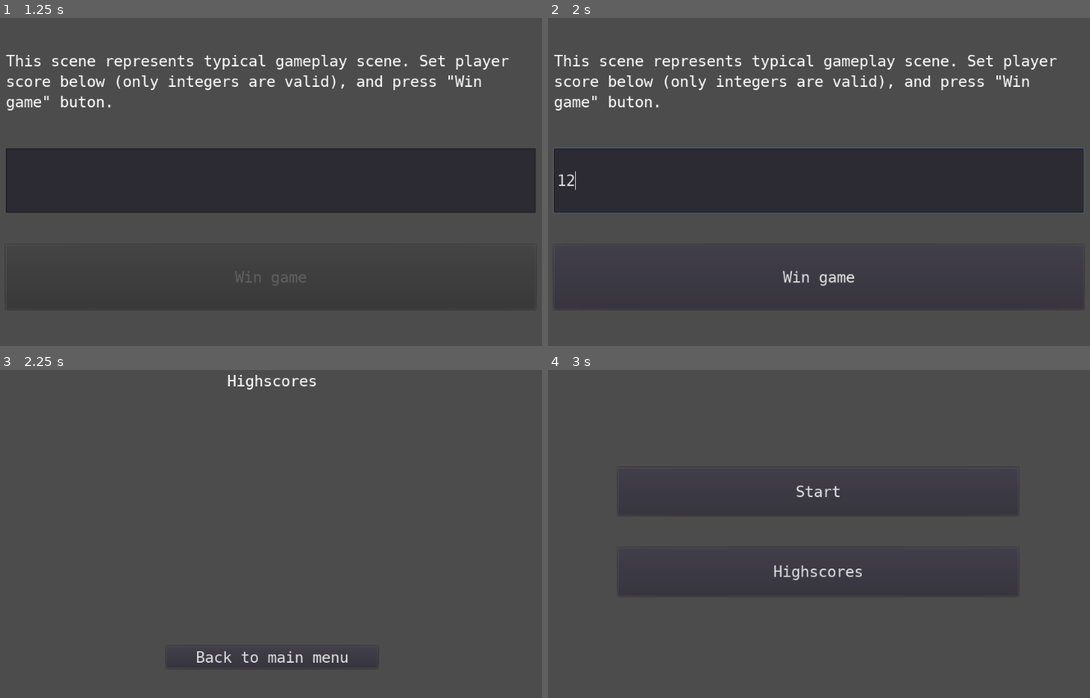
Above: before the commit, frames 1-4 (two rows, left to right).
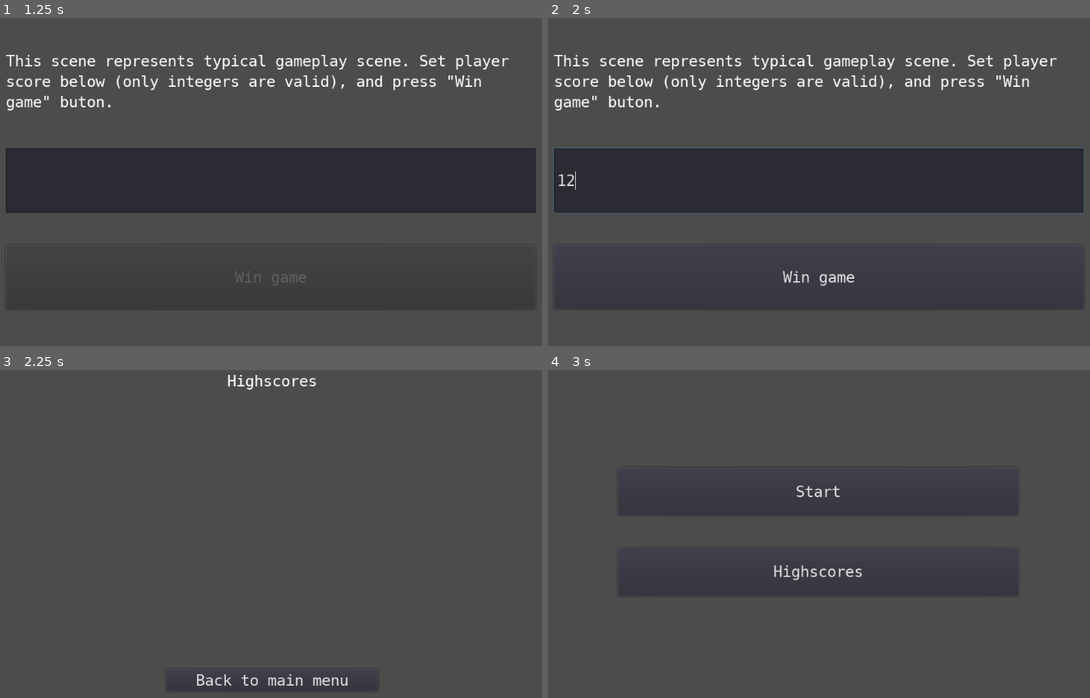
Above: after the commit, the same moments.

Repository: M4R774/highscores-client-godot-example
Game: Godot game, scene res://Scenes/main_menu.tscn
Two runs of this game, one before a commit and one after it. Both use one fixed random seed, a clock stepped at 60 frames per second and the inputs below.
Inputs (mouse positions are in pixels of both pictures, inside the frame that each line leads up to):
- Up to frame 1 (1.25 s): click "Start" at 0.5 s
- Up to frame 2 (2 s): click (819, 182) at 1.27 s; type "12" at 1.35 s
- Up to frame 3 (2.25 s): click "Win game" at 2 s
- Up to frame 4 (3 s): click "Back to main menu" at 2.75 s

Frames 1-2 are identical in both runs. In frame 3, 0.6% of the frame differs, in the area x 36-65%, y 85-97%; in frame 4, nothing differs.

Commit message:
Minor fixes for layout

Diff:
--- a/Scenes/highscores.tscn
+++ b/Scenes/highscores.tscn
@@ -12,17 +12,17 @@
 
 [node name="Scoreboard" type="MarginContainer" parent="."]
 margin_right = 1030.0
-margin_bottom = 614.0
+margin_bottom = 600.0
 custom_constants/margin_right = 200
 custom_constants/margin_top = 50
 custom_constants/margin_left = 200
-custom_constants/margin_bottom = 100
+custom_constants/margin_bottom = 50
 
 [node name="VBoxContainer" type="VBoxContainer" parent="Scoreboard"]
 margin_left = 200.0
 margin_top = 50.0
 margin_right = 830.0
-margin_bottom = 514.0
+margin_bottom = 550.0
 custom_constants/separation = 50
 
 [node name="Title" type="Label" parent="Scoreboard/VBoxContainer"]
@@ -46,14 +46,15 @@
 size_flags_horizontal = 3
 size_flags_vertical = 3
 theme = ExtResource( 4 )
+text = "Fetching higscores from server..."
 fit_content_height = true
 scroll_active = false
 script = ExtResource( 3 )
 
 [node name="MarginContainer2" type="MarginContainer" parent="Scoreboard/VBoxContainer"]
-margin_top = 429.0
+margin_top = 465.0
 margin_right = 630.0
-margin_bottom = 464.0
+margin_bottom = 500.0
 size_flags_horizontal = 11
 size_flags_vertical = 14
 custom_constants/margin_right = 150
